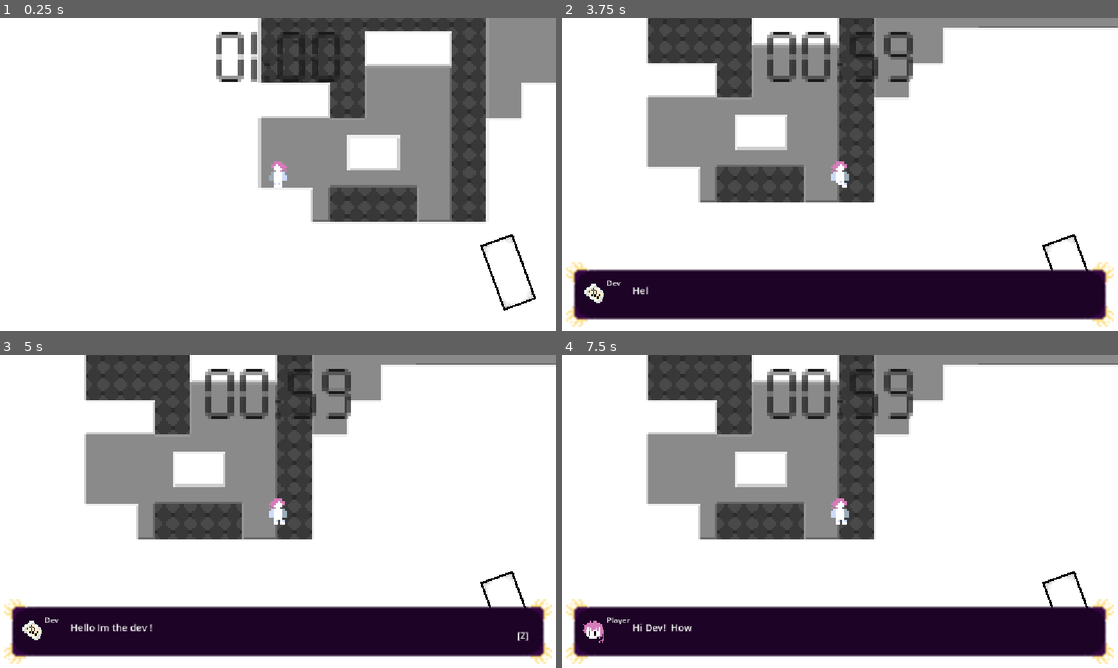
Above: before the commit, frames 1-4 (two rows, left to right).
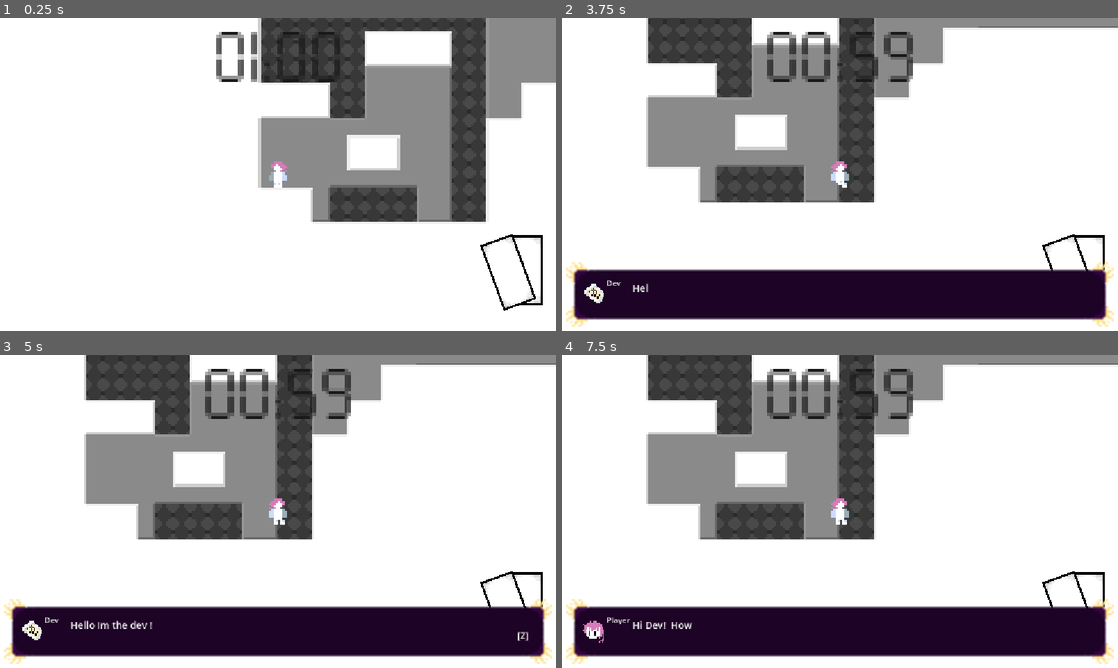
Above: after the commit, the same moments.

Repository: rings-of-saturn/GMTKJam26-Game
Game: Godot game, scene res://scenes/main.tscn
Two runs of this game, one before a commit and one after it. Both use one fixed random seed, a clock stepped at 60 frames per second and the inputs below.
Inputs:
- Up to frame 1 (0.25 s): no input
- Up to frame 2 (3.75 s): hold Z (player_ability_1) 0.53-1.28 s; hold Right (player_right) 0.53-2.03 s; tap Space (player_jump) at 0.77, 1.52, 3.02 s; tap X (player_ability_2) at 1.35, 3.6 s; hold Left (player_left) 2.03-2.78 s; tap C (player_ability_3) at 2.1 s; hold Right (player_right) from 2.78 s (still down); tap Z (player_ability_1) at 2.85 s
- Up to frame 3 (5 s): tap Space (player_jump) at 3.77, 4.52 s; release Right (player_right) at 4.28 s; hold Left (player_left) from 4.28 s (still down); tap C (player_ability_3) at 4.35 s
- Up to frame 4 (7.5 s): release Left (player_left) at 5.03 s; hold Right (player_right) 5.03-5.78 s; hold Z (player_ability_1) 5.03-5.78 s; tap Enter at 5.75 s; hold Left (player_left) 5.78-7.28 s; tap X (player_ability_2) at 5.85 s; tap Space (player_jump) at 6.02, 6.77 s; tap C (player_ability_3) at 6.6 s; hold Right (player_right) from 7.28 s (still down); tap Z (player_ability_1) at 7.35 s

The runs differ from the first frame. In frame 1, 0.2% of the frame differs, in the area x 92-98%, y 69-92%; in frame 2, 0.1%; in frame 3, 0.3%, in the area x 12-98%, y 69-89%; in frame 4, 0.3%.

Commit message:
GroundPoundAbility

Diff:
--- /dev/null
+++ b/assets/dialogues/4/Payer4Set.tres
@@ -0,0 +1,11 @@
+[gd_resource type="Resource" script_class="DialogueSet" format=3 uid="uid://cfwe4x4yhxd61"]
+
+[ext_resource type="Script" uid="uid://ppxj4vyr0l6u" path="res://scripts/dialogues/dialogue_line.gd" id="1_h6oxj"]
+[ext_resource type="Script" uid="uid://cogu40mf2nwu5" path="res://scripts/dialogues/dialogue_set.gd" id="2_0r85k"]
+[ext_resource type="Resource" uid="uid://bfcwsid1a7q3n" path="res://assets/dialogues/4/player4.tres" id="2_cxowi"]
+[ext_resource type="Resource" uid="uid://bl6axjmyg3vty" path="res://assets/dialogues/4/player4_3.tres" id="3_rv368"]
+
+[resource]
+script = ExtResource("2_0r85k")
+lines = Array[ExtResource("1_h6oxj")]([ExtResource("2_cxowi"), ExtResource("3_rv368")])
+metadata/_custom_type_script = "uid://cogu40mf2nwu5"
--- /dev/null
+++ b/assets/dialogues/4/Player4_4.tres
@@ -0,0 +1,10 @@
+[gd_resource type="Resource" script_class="DialogueLine" format=3 uid="uid://bersjwpd6njkb"]
+
+[ext_resource type="Script" uid="uid://ppxj4vyr0l6u" path="res://scripts/dialogues/dialogue_line.gd" id="1_aid1g"]
+
+[resource]
+script = ExtResource("1_aid1g")
+character_name = "Player"
+text = "(sigh), well I guess I need to account for instability now? That’s pretty nerve wracking…"
+text_speed = 0.2
+metadata/_custom_type_script = "uid://ppxj4vyr0l6u"
--- /dev/null
+++ b/assets/dialogues/4/PlayerSet4_4.tres
@@ -0,0 +1,10 @@
+[gd_resource type="Resource" script_class="DialogueSet" format=3 uid="uid://bntur4n3uc02t"]
+
+[ext_resource type="Script" uid="uid://ppxj4vyr0l6u" path="res://scripts/dialogues/dialogue_line.gd" id="1_q5omi"]
+[ext_resource type="Script" uid="uid://cogu40mf2nwu5" path="res://scripts/dialogues/dialogue_set.gd" id="2_5fohq"]
+[ext_resource type="Resource" uid="uid://bersjwpd6njkb" path="res://assets/dialogues/4/Player4_4.tres" id="2_mbq5h"]
+
+[resource]
+script = ExtResource("2_5fohq")
+lines = Array[ExtResource("1_q5omi")]([ExtResource("2_mbq5h")])
+metadata/_custom_type_script = "uid://cogu40mf2nwu5"
--- /dev/null
+++ b/assets/dialogues/4/player4.tres
@@ -0,0 +1,10 @@
+[gd_resource type="Resource" script_class="DialogueLine" format=3 uid="uid://bfcwsid1a7q3n"]
+
+[ext_resource type="Script" uid="uid://ppxj4vyr0l6u" path="res://scripts/dialogues/dialogue_line.gd" id="1_kq6yt"]
+
+[resource]
+script = ExtResource("1_kq6yt")
+character_name = "Player"
+text = "See, that wasn’t so bad, me! Those people weren’t kidding about this getting more stressful the farther up we go though. Hm…"
+text_speed = 0.1
+metadata/_custom_type_script = "uid://ppxj4vyr0l6u"
--- /dev/null
+++ b/assets/dialogues/4/player4_3.tres
@@ -0,0 +1,11 @@
+[gd_resource type="Resource" script_class="DialogueLine" format=3 uid="uid://bl6axjmyg3vty"]
+
+[ext_resource type="Script" uid="uid://ppxj4vyr0l6u" path="res://scripts/dialogues/dialogue_line.gd" id="1_nnyhw"]
+
+[resource]
+script = ExtResource("1_nnyhw")
+character_name = "Player"
+text = "I mean, stuff is connected, sometimes?"
+delay_before = 0.6
+text_speed = 0.2
+metadata/_custom_type_script = "uid://ppxj4vyr0l6u"
--- a/scenes/level_1.tscn
+++ b/scenes/level_1.tscn
@@ -176,6 +176,7 @@
 
 [node name="Level 1" type="Node2D" unique_id=1652856812]
 script = ExtResource("1_bswci")
+granted_cards = Array[int]([2, 1])
 time_limit = 60
 
 [node name="Tile Map" type="TileMapLayer" parent="." unique_id=2044206089]
--- a/scenes/level_2.tscn
+++ b/scenes/level_2.tscn
@@ -172,6 +172,7 @@
 
 [node name="Level2" type="Node2D" unique_id=247212986]
 script = ExtResource("1_jm1iu")
+granted_cards = Array[int]([2, 1])
 time_limit = 30
 routes = {
 0: 2,
--- a/scenes/main.tscn
+++ b/scenes/main.tscn
@@ -61,7 +61,7 @@
 scroll_active = false
 
 [node name="TextLabel" type="RichTextLabel" parent="Dialogue System/MarginContainer/MarginContainer/HBoxContainer" unique_id=819777042]
-custom_minimum_size = Vector2(0, 45)
+custom_minimum_size = Vector2(0, 55)
 layout_mode = 2
 size_flags_horizontal = 3
 size_flags_vertical = 4
--- a/scenes/player.tscn
+++ b/scenes/player.tscn
@@ -9,6 +9,7 @@
 [ext_resource type="Script" uid="uid://smd0l48qhvw4" path="res://scripts/abilities/dash_component.gd" id="7_fjrip"]
 [ext_resource type="Script" uid="uid://cawrpbdrk14ml" path="res://scripts/effects/camera_shake.gd" id="7_ur7pv"]
 [ext_resource type="Script" uid="uid://bwkgk384sh3wl" path="res://scripts/abilities/speed_component.gd" id="8_smehm"]
+[ext_resource type="Script" uid="uid://celc3o8ta8maa" path="res://scripts/abilities/ground_pound_component.gd" id="10_y4r1p"]
 
 [sub_resource type="RectangleShape2D" id="RectangleShape2D_0wfyh"]
 size = Vector2(7.5, 12)
@@ -206,3 +207,6 @@
 script = ExtResource("8_smehm")
 
 [node name="AudioStreamPlayer2D" type="AudioStreamPlayer2D" parent="." unique_id=1220272691]
+
+[node name="GroundPoundComponent" type="Node2D" parent="." unique_id=66694658]
+script = ExtResource("10_y4r1p")
--- /dev/null
+++ b/scripts/abilities/ground_pound_component.gd
@@ -0,0 +1,75 @@
+extends Node
+
+enum PoundState { IDLE, ACTIVE, COOLDOWN }
+
+@export var pound_min_speed = 350.0
+@export var pound_max_speed = 1200.0
+@export var pound_extra_accel = 3000.0
+@export var bounce_mult = 5
+@export var bounce_cap = -1000.0
+@export var cooldown_time = 0.5
+
+var state: PoundState = PoundState.IDLE
+var cooldown_timer = 0.0
+
+@onready var player: CharacterBody2D = get_parent()
+@onready var cards: Node = player.get_node_or_null("Cards")
+
+
+func _ready() -> void:
+	if cards and cards.has_signal("first_card_used"):
+		cards.first_card_used.connect(_on_pound_used)
+
+
+func _physics_process(delta: float) -> void:
+	cooldown_timer = maxf(cooldown_timer - delta, 0.0)
+
+	if state != PoundState.ACTIVE:
+		return
+
+	player.max_fall_current = pound_max_speed
+
+	# Extra downward acceleration on top of normal gravity
+	player.velocity.y += pound_extra_accel * delta
+	if player.velocity.y > pound_max_speed:
+		player.velocity.y = pound_max_speed
+
+	await get_tree().physics_frame
+
+	if state != PoundState.ACTIVE:
+		return
+
+	if player.is_on_floor():
+		_on_landing()
+
+
+
+func _on_pound_used(_card_ref: Texture2D) -> void:
+	if player.is_on_floor():
+		return                              # only usable in air
+	if state == PoundState.COOLDOWN and cooldown_timer > 0.0:
+		return                              # cooldown active
+	if state == PoundState.ACTIVE:
+		return                              # already pounding
+
+	state = PoundState.ACTIVE
+	player.is_attacking = true
+
+	# Punch downward (keep existing speed if already faster)
+	if player.velocity.y < pound_min_speed:
+		player.velocity.y = pound_min_speed
+
+
+func _on_landing() -> void:
+
+	var speed := player.velocity.y
+	player.velocity.y = maxf(-speed * bounce_mult, bounce_cap)
+	player.max_fall_current = player.MAX_FALL
+	player.is_attacking = false
+
+	state = PoundState.COOLDOWN
+	cooldown_timer = cooldown_time
+
+	await get_tree().create_timer(cooldown_time).timeout
+	if state == PoundState.COOLDOWN:
+		state = PoundState.IDLE
Binary file added: fonts/Born2bSportyV2.ttf
Not shown, added: fonts/Born2bSportyV2.ttf.import
Not shown, added: scripts/abilities/ground_pound_component.gd.uid
